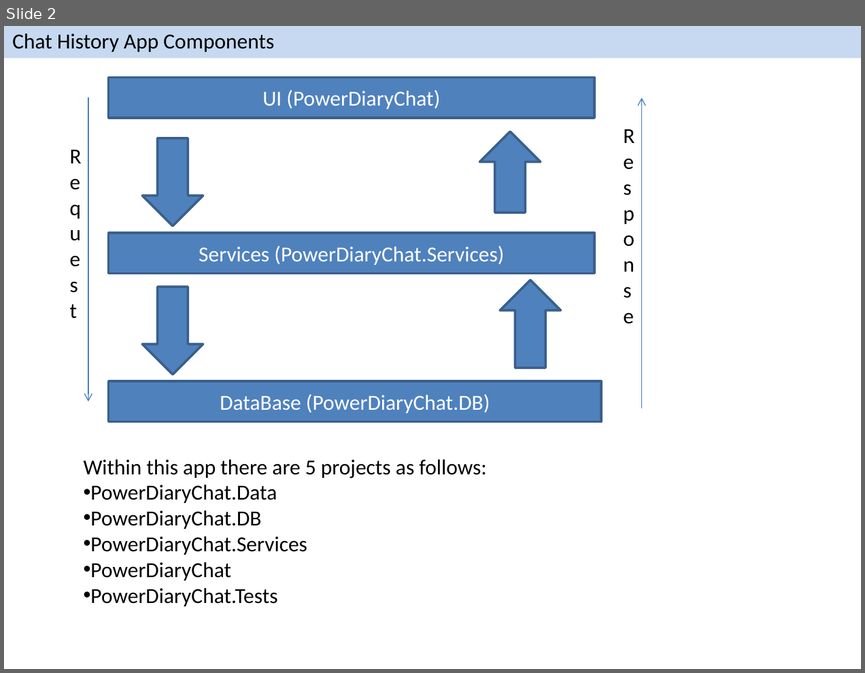
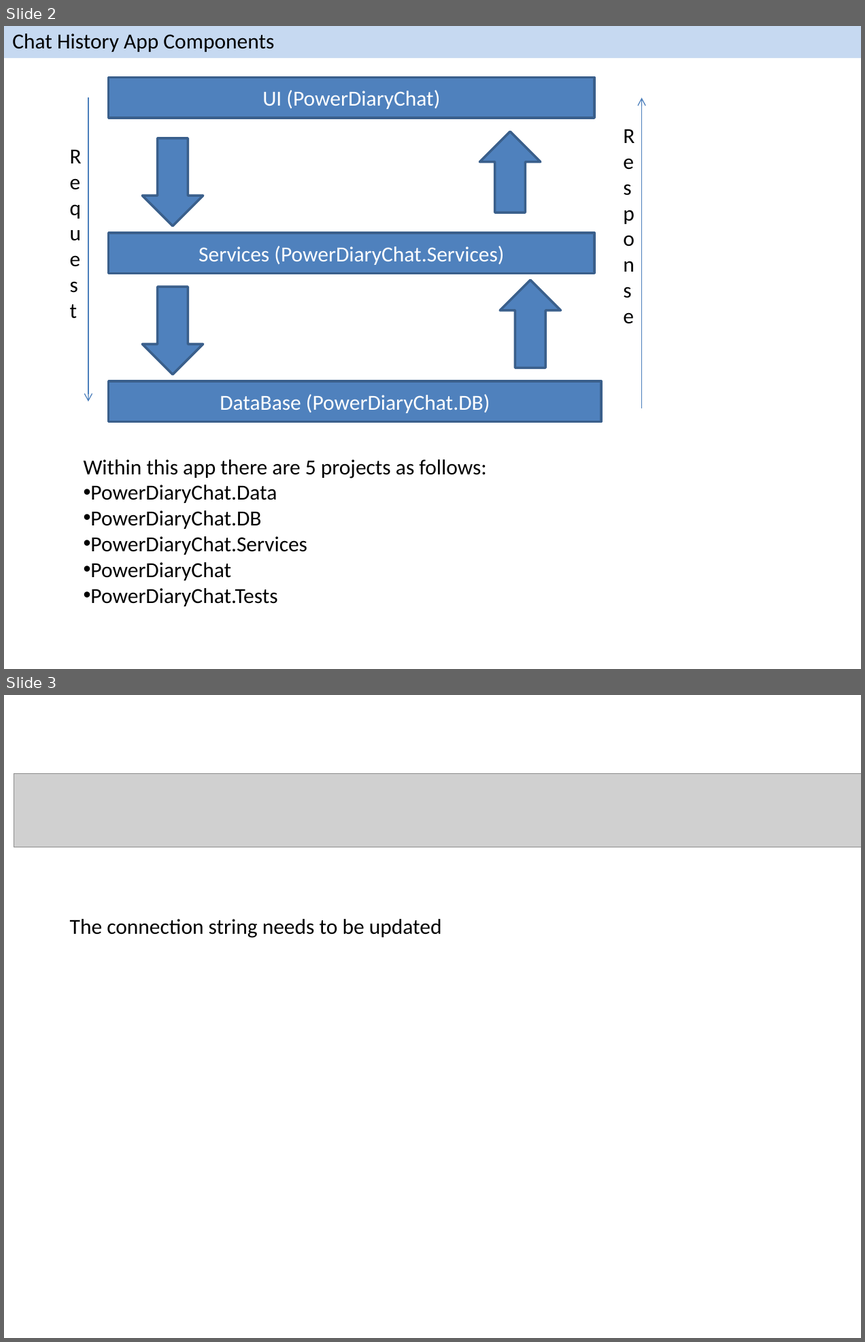
Before and after one commit to MehaJain/PowerDiaryChat, a slide deck: Power Diary Solution.pptx. Shown one above the other, each under a label of ours: slide 2 before the commit, slides 2 and 3 after it. The pictures are 865x673 and 865x1342 pixels, drawn with LibreOffice and Linux fonts; fonts in the diff are those of the drawing; grey boxes stand for pictures. Boxes give left, top, right and bottom in pixels: in the first picture for what was removed or moved away, otherwise in the second. Text is boxed around its words. In the diff, an @@ line names an element or a change of style, - is before the commit and + after.

Commit message:
updated

```diff
--- a/Power Diary Solution.pptx
+++ b/Power Diary Solution.pptx
@@ slide 3 added at [4,695,861,1338], background #FFFFFF @@
@@ picture added at [14,774,861,847] @@
@@ text added at [70,919,442,938], 18 pt, text #000000 @@
+The connection string needs to be updated
```
